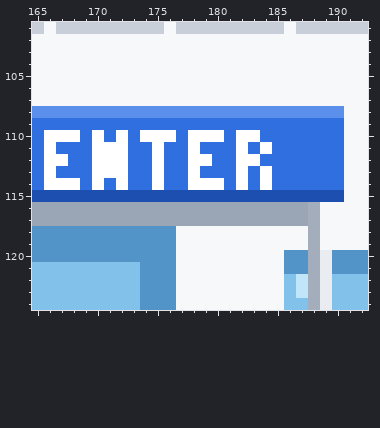
Pixel-art file -- src/media/photos/sprites/scenes/hospital_2.aseprite. The picture above was drawn from the file before the commit.
320x180 pixels, 1 frame. Colours within 5 levels of each other are drawn and written as one. Shown: x 165..192, y 101..124.
The result:
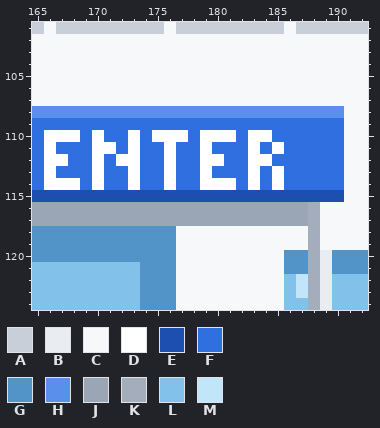
Palette (. is transparent): A #c9cfd8  B #e9edf2  C #f7f8fa  D #ffffff  E #1d4fb0  F #2f6fe0  G #5293c8  H #5a90ec  J #9aa6b6  K #a3adbb  L #82c2ea  M #c2e6f9
Author's note on the commit: Hospital signs: a proper N so CLINIC and CENTER no longer read as M
Change:
{"y":110,"x":172,"old":"DFD","new":"FDF"}
{"y":110,"x":177,"old":"FD","new":"DF"}
{"y":110,"x":181,"old":"FD","new":"DF"}
{"y":110,"x":184,"old":"F","new":"D"}
{"y":111,"x":172,"old":"DF","new":"FD"}
{"y":111,"x":175,"old":"DF","new":"FD"}
{"y":111,"x":178,"old":"DF","new":"FD"}
{"y":111,"x":182,"old":"DFDF","new":"FDFD"}
{"y":112,"x":171,"old":"D","new":"F"}
{"y":112,"x":173,"old":"F","new":"D"}
{"y":112,"x":175,"old":"DF","new":"FD"}
{"y":112,"x":178,"old":"D","new":"F"}
{"y":112,"x":180,"old":"F","new":"D"}
{"y":112,"x":182,"old":"D","new":"F"}
{"y":112,"x":184,"old":"F","new":"D"}
{"y":113,"x":171,"old":"DDF","new":"FFD"}
{"y":113,"x":175,"old":"DF","new":"FD"}
{"y":113,"x":178,"old":"DF","new":"FD"}
{"y":113,"x":182,"old":"DFDF","new":"FDFD"}
{"y":114,"x":172,"old":"DF","new":"FD"}
{"y":114,"x":175,"old":"DF","new":"FD"}
{"y":114,"x":178,"old":"D","new":"F"}
{"y":114,"x":181,"old":"FDFDF","new":"DFDFD"}
{"label":"changed","picture_box":[104,130,284,190]}
